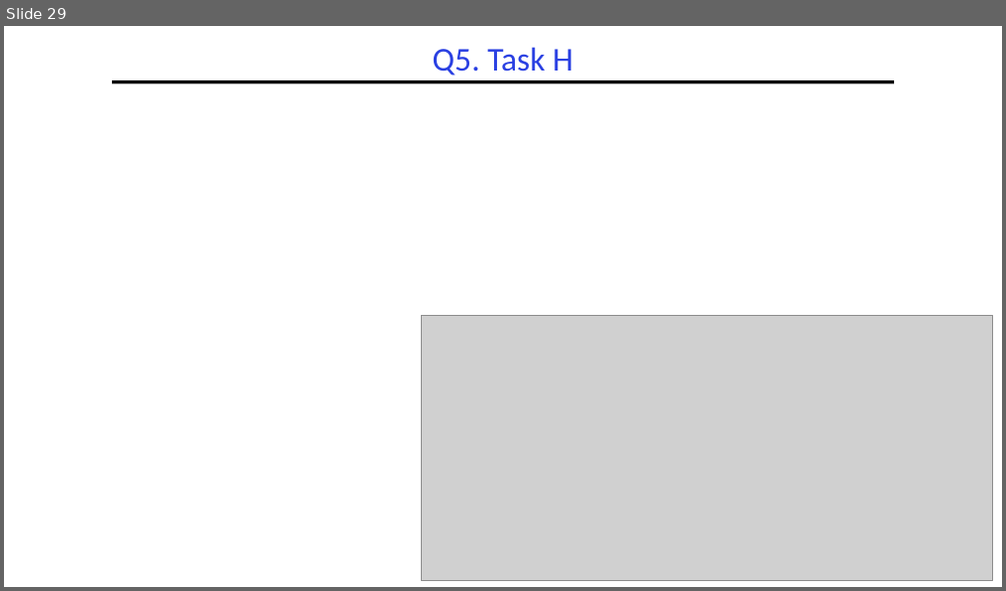
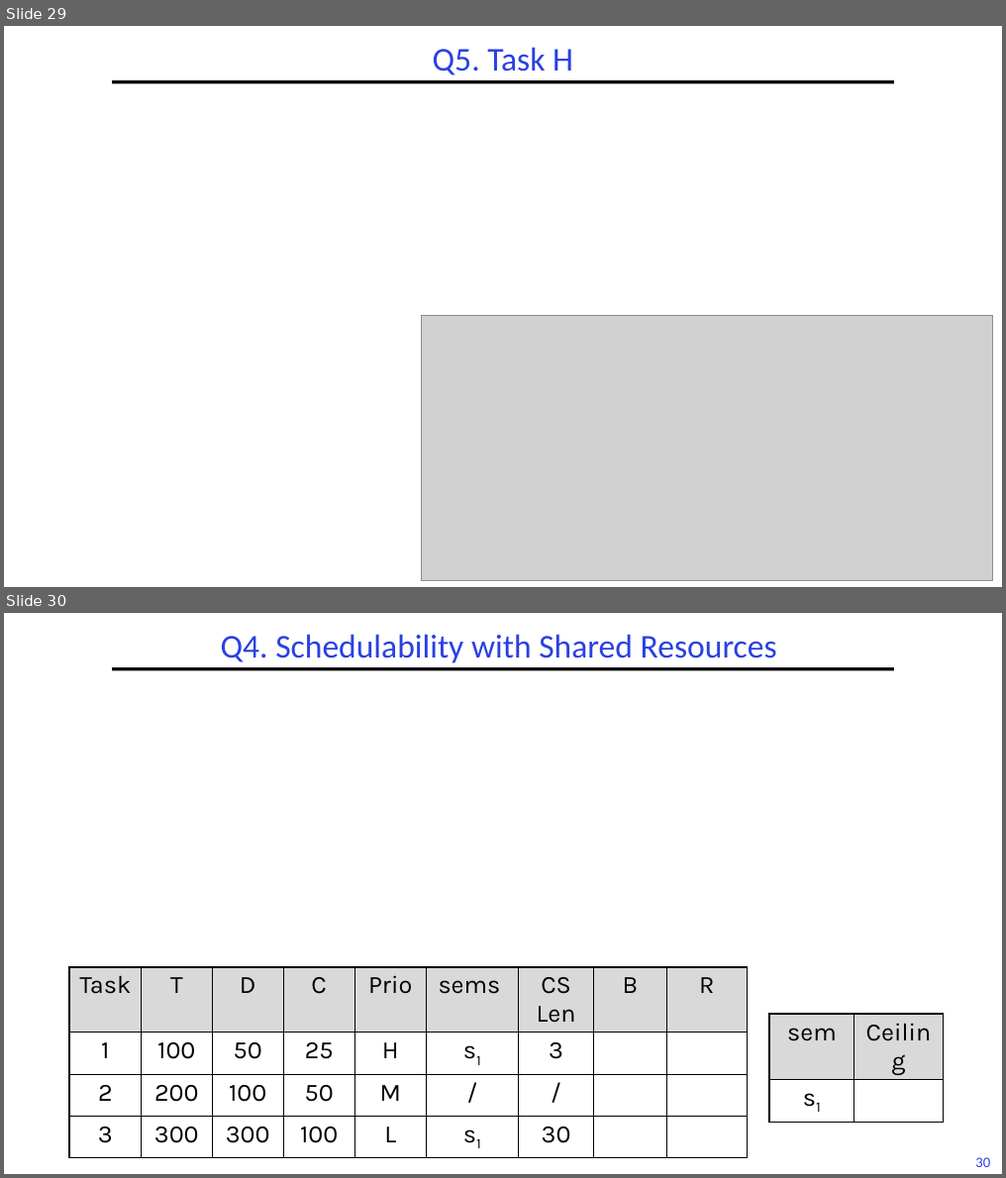
Before and after one commit to guhofstra/CSC256Fa25, a slide deck: PPTs/L6-Exercises ANS.pptx. Shown one above the other, each under a label of ours: slide 29 before the commit, slides 29 and 30 after it. The pictures are 1006x591 and 1006x1178 pixels, drawn with LibreOffice and Linux fonts; fonts in the diff are those of the drawing; grey boxes stand for pictures. Boxes give left, top, right and bottom in pixels: in the first picture for what was removed or moved away, otherwise in the second. Text is boxed around its words. In the diff, an @@ line names an element or a change of style, - is before the commit and + after.

```diff
--- a/PPTs/L6-Exercises ANS.pptx
+++ b/PPTs/L6-Exercises ANS.pptx
@@ slide 30 added at [4, 613, 1002, 1174], background #FFFFFF; not listed: 2 template elements that a slide beside it also shows @@
@@ title added at [221, 634, 777, 663], 32 pt, text #2A40E2 @@
+Q4. Schedulability with Shared Resources
@@ table added at [70, 967, 746, 1160], 4 rows, 9 columns @@
+Task | T | D | C | Prio | sems | CS Len | B | R
+1 | 100 | 50 | 25 | H | s1 | 3 |  | 
+2 | 200 | 100 | 50 | M | / | / |  | 
+3 | 300 | 300 | 100 | L | s1 | 30 |  | 
@@ table added at [770, 1014, 943, 1116], 2 rows, 2 columns @@
+sem | Ceiling
+s1 | 
```
Also in this commit, not shown: 3 slides changed, 2 other slides added, 4 other files.
